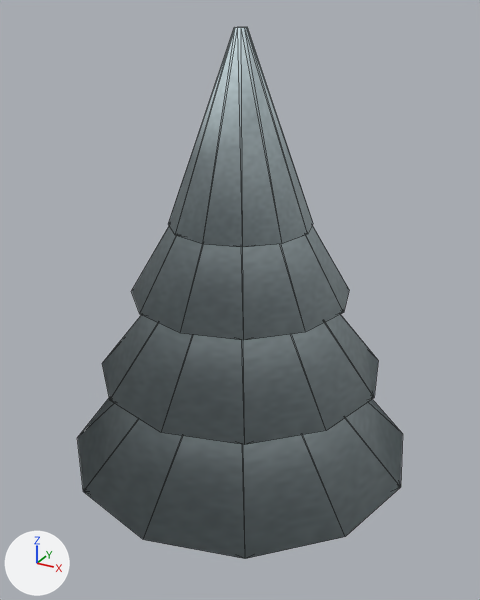
A saved change to the glTF model public/models/snowPine.glb.
One viewpoint serves both versions: a 50 mm camera at (2.55, -4.65, 4.38) aimed at (0.01, -0.02, 2.07). Lighting does not change. The marker at lower left points along +X, +Y and +Z. The first picture is the older version. Mesh edges are drawn as thin lines.

The scene before the commit, as lines of its bpy script (objects in view):
```python
mat_snow_ivory = principled_material('Snow ivory')
mat_snow_ivory.texture = img_snow_ivory_surface
mat_snow_ivory.roughness = 0.87
me_cone = bpy.data.meshes.new('Cone')
me_cone.from_pydata(...)  # a 12-sided cut cone along z (radius 1.55 at the low end, 0.05 at the high end) spanning x -1.55..1.55, y -1.55..1.55, z -0.75..0.75
me_cone.materials.append(mat_snow_ivory)  # picture img_snow_ivory_surface
me_cone_001 = bpy.data.meshes.new('Cone.001')
me_cone_001.from_pydata(...)  # a 12-sided cut cone along z (radius 1.25 at the low end, 0.05 at the high end) spanning x -1.25..1.25, y -1.25..1.25, z -0.75..0.75
me_cone_001.materials.append(mat_snow_ivory)  # picture img_snow_ivory_surface
me_cone_002 = bpy.data.meshes.new('Cone.002')
me_cone_002.from_pydata(...)  # a 12-sided cut cone along z (radius 0.94 at the low end, 0.05 at the high end) spanning x -0.94..0.94, y -0.94..0.94, z -0.75..0.75
me_cone_002.materials.append(mat_snow_ivory)  # picture img_snow_ivory_surface
me_cone_003 = bpy.data.meshes.new('Cone.003')
me_cone_003.from_pydata(...)  # a 12-sided cut cone along z (radius 0.6 at the low end, 0.05 at the high end) spanning x -0.6..0.6, y -0.6..0.6, z -0.75..0.75
me_cone_003.materials.append(mat_snow_ivory)  # picture img_snow_ivory_surface
ob_snow_bough = bpy.data.objects.new('Snow bough', me_cone)
ob_snow_bough.location = (0.0, 0.0, 1.4)
ob_snow_bough_001 = bpy.data.objects.new('Snow bough.001', me_cone_001)
ob_snow_bough_001.location = (0.0, 0.0, 2.2)
ob_snow_bough_002 = bpy.data.objects.new('Snow bough.002', me_cone_002)
ob_snow_bough_002.location = (0.0, 0.0, 2.9)
ob_snow_bough_003 = bpy.data.objects.new('Snow bough.003', me_cone_003)
ob_snow_bough_003.location = (0.0, 0.0, 3.5)
```
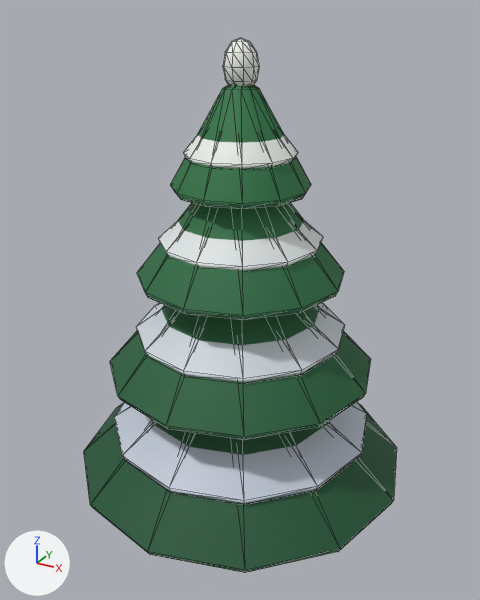
Location of each change, [x1, y1, x2, y2] in pixels of the pictures (480 x 600 px):
'Snow bough', deleted: before [77, 398, 403, 559]
'Snow bough.001', deleted: before [102, 314, 378, 445]
'Pine tier', added (green): after [84, 402, 397, 573]
'Pine tier.001', added (green): after [110, 305, 371, 440]
'Snow bough.003', deleted: before [168, 27, 313, 247]
'Snow bough.002', deleted: before [132, 225, 349, 340]
'Pine tier.002', added (green): after [137, 203, 344, 320]
'Snow cap', added: after [114, 402, 367, 505]
'Pine tier.003', added (green): after [170, 85, 311, 209]
'Snow cap.001', added: after [137, 303, 344, 384]
'Snow cap.002', added: after [159, 221, 323, 271]
'Snow cap.003', added: after [184, 135, 298, 169]
'Snow tip', added: after [223, 38, 259, 86]

Patch to the scene script:
```diff
--- a/public/models/snowPine.glb.py
+++ b/public/models/snowPine.glb.py
@@ mat_snow_ivory @@
 mat_snow_ivory = bpy.data.materials.new('Snow ivory')
-# nodes: BsdfPrincipled, OutputMaterial, TexImage
-# uses the picture img_snow_ivory_surface
+# nodes: BsdfPrincipled, Mix, OutputMaterial, TexImage
+# colours: white #f4f8fc
+# uses the picture img_painted_light_0_82_1
@@ mat_pine_green @@
+mat_pine_green = bpy.data.materials.new('Pine green')
+# colours: dark green #2e7a4a
+# uses the picture img_painted_light_0_70_1
@@ ob_snow_bough @@
-ob_snow_bough = bpy.data.objects.new('Snow bough', me_cone)
@@ ob_snow_bough_001 @@
-ob_snow_bough_001 = bpy.data.objects.new('Snow bough.001', me_cone_001)
@@ ob_snow_bough_002 @@
-ob_snow_bough_002 = bpy.data.objects.new('Snow bough.002', me_cone_002)
@@ ob_snow_bough_003 @@
-ob_snow_bough_003 = bpy.data.objects.new('Snow bough.003', me_cone_003)
@@ ob_snow_tip @@
+ob_snow_tip = bpy.data.objects.new('Snow tip', me_sphere_052)  # a UV sphere (10 segments, 6 rings, poles along z) spanning x -0.133..0.133, y -0.14..0.14, z -0.2..0.2
+ob_snow_tip.location = (0.0, 0.0, 3.98)
@@ ob_snow_cap_003 @@
+ob_snow_cap_003 = bpy.data.objects.new('Snow cap.003', me_cone_050)  # 48 vertices, 92 faces; spans x -0.455..0.455, y -0.455..0.455, z -0.264..0.264
+ob_snow_cap_003.location = (0.0, 0.0, 3.552)
@@ ob_pine_tier_003 @@
+ob_pine_tier_003 = bpy.data.objects.new('Pine tier.003', me_cone_049)  # 48 vertices, 92 faces; spans x -0.57..0.57, y -0.57..0.57, z -0.425..0.425
+ob_pine_tier_003.location = (0.0, 0.0, 3.45)
@@ ob_snow_cap_002 @@
+ob_snow_cap_002 = bpy.data.objects.new('Snow cap.002', me_cone_048)  # 48 vertices, 92 faces; spans x -0.687..0.687, y -0.687..0.687, z -0.294..0.294
+ob_snow_cap_002.location = (0.0, 0.0, 2.864)
@@ ob_pine_tier_002 @@
+ob_pine_tier_002 = bpy.data.objects.new('Pine tier.002', me_cone_047)  # 48 vertices, 92 faces; spans x -0.88..0.88, y -0.88..0.88, z -0.48..0.48
+ob_pine_tier_002.location = (0.0, 0.0, 2.75)
@@ ob_snow_cap_001 @@
+ob_snow_cap_001 = bpy.data.objects.new('Snow cap.001', me_cone_046)  # 48 vertices, 92 faces; spans x -0.92..0.92, y -0.92..0.92, z -0.33..0.33
+ob_snow_cap_001.location = (0.0, 0.0, 2.076)
@@ ob_pine_tier_001 @@
+ob_pine_tier_001 = bpy.data.objects.new('Pine tier.001', me_cone_045)  # 48 vertices, 92 faces; spans x -1.18..1.18, y -1.18..1.18, z -0.52..0.52
+ob_pine_tier_001.location = (0.0, 0.0, 1.95)
@@ ob_snow_cap @@
+ob_snow_cap = bpy.data.objects.new('Snow cap', me_cone_044)  # 48 vertices, 92 faces; spans x -1.19..1.19, y -1.19..1.19, z -0.37..0.37
+ob_snow_cap.location = (0.0, 0.0, 1.194)
@@ ob_pine_tier @@
+ob_pine_tier = bpy.data.objects.new('Pine tier', me_cone_043)  # 48 vertices, 92 faces; spans x -1.51..1.51, y -1.51..1.51, z -0.6..0.6
+ob_pine_tier.location = (0.0, 0.0, 1.05)
```
